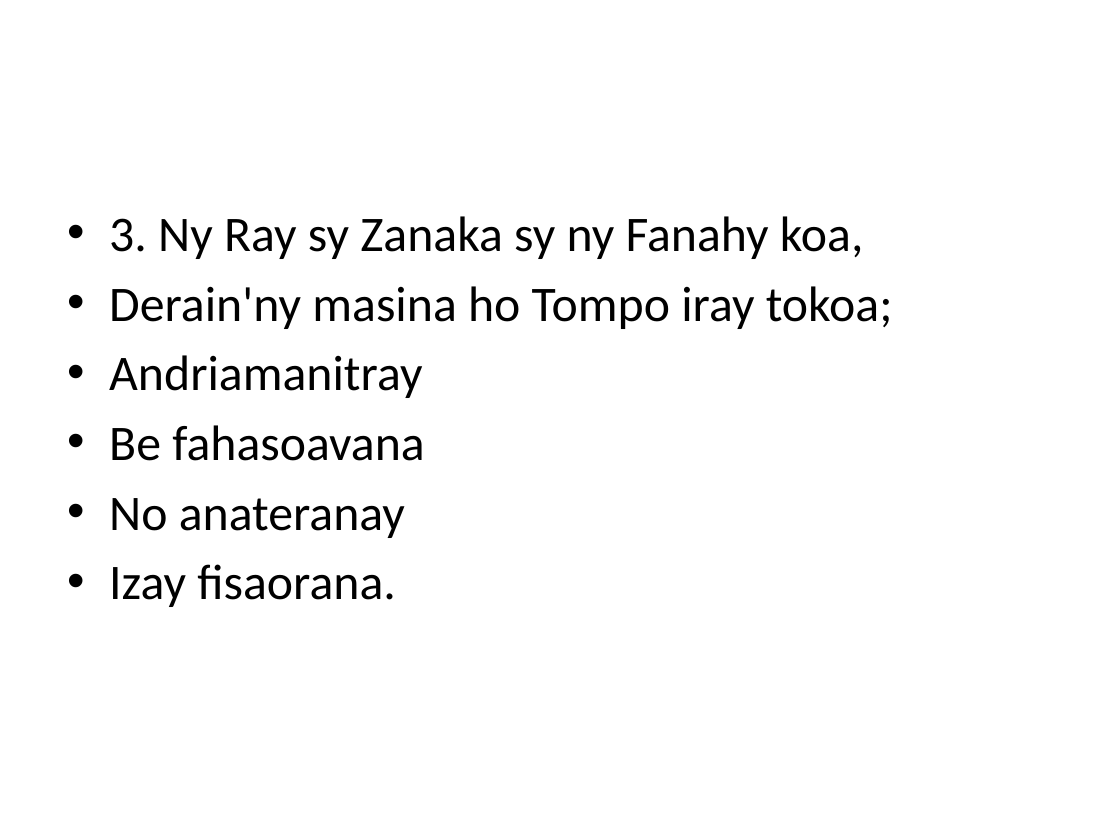
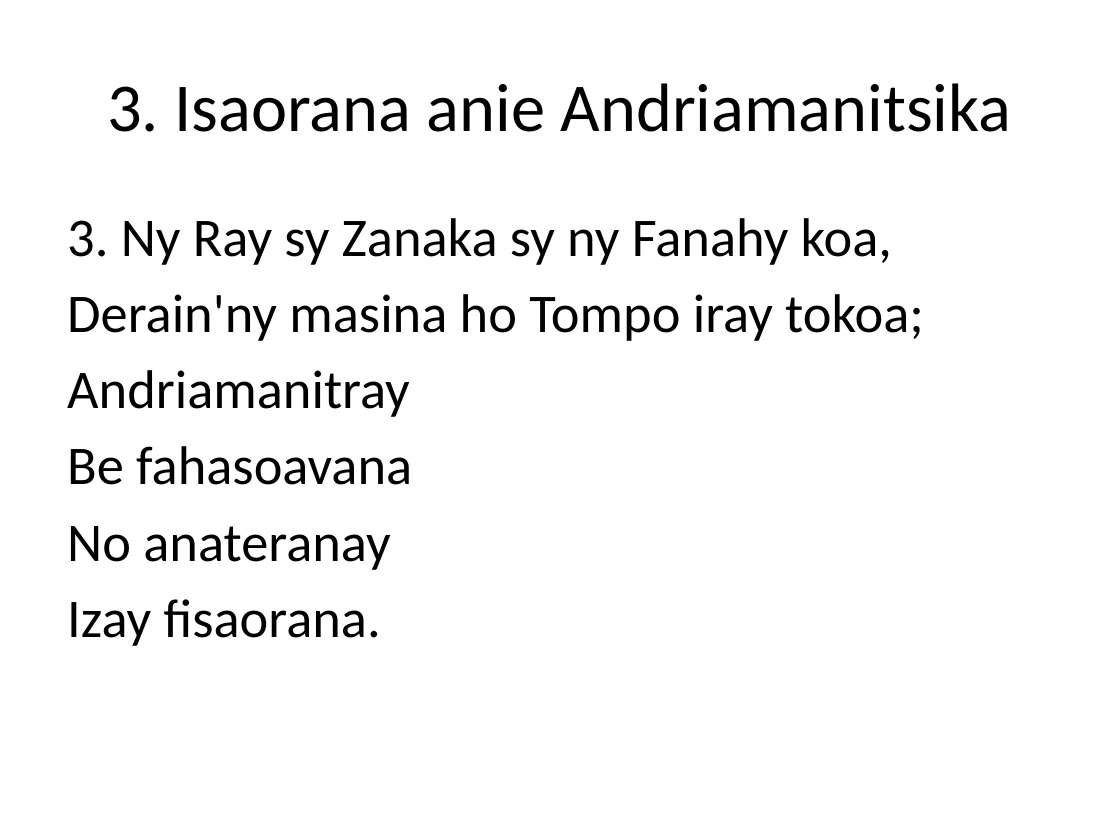
Before and after one commit to jojoX94/Powerpoint-cli--Python, a slide deck: slide 14 of chants.pptx. Drawn at 1120x840 pixels with LibreOffice and Linux fonts; fonts in the diff are those of the drawing. Boxes give left, top, right and bottom in pixels: in the first picture for what was removed or moved away, otherwise in the second. Text is boxed around its words. In the diff, an @@ line names an element or a change of style, - is before the commit and + after.

```diff
--- a/chants.pptx
+++ b/chants.pptx
@@ title added at [107,83,1012,132], 44 pt, text #000000 @@
+3. Isaorana anie Andriamanitsika
@@ text "3. Ny Ray sy Zanaka ..." at [67,218,924,646]: size 32 to 35 pt; bullet • to none @@
```
Also in this commit, not shown: 10 other slides changed, 1 other file.
